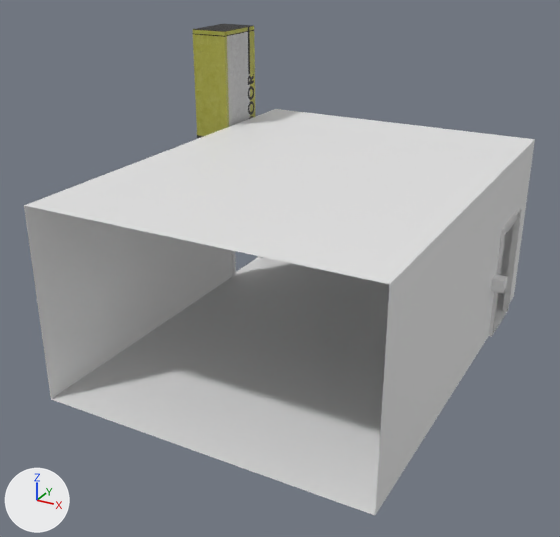
What one commit did to the Blender file modelBlend/SecurityRoomInitial.blend.
The view is the same before and after, from a camera (50 mm lens) standing at (14.8, -36.5, 18.6) and looking at (-1.5, -6.8, 3.7). The axes (+X, +Y, +Z) are drawn at lower left. The lights are the same throughout.

The older version as bpy lines, for what is in view:
```python
me_cube_002 = bpy.data.meshes.new('Cube.002')
me_cube_002.from_pydata(...)  # 2954 vertices, 2946 faces; spans x -0.78..0.78, y -1.02..1.02, z -0.99..1.1
me_cube_007 = bpy.data.meshes.new('Cube.007')
me_cube_007.from_pydata(...)  # a box spanning x -7.03..-5.03, y -1.5..1.5, z 0.0..6.0
me_cube_007.materials.append(mat_material_004)
me_plane = bpy.data.meshes.new('Plane')
me_plane.from_pydata(...)  # 132 vertices, 118 faces; spans x -2.07..1.02, y -1.82..0.39, z 0.0..0.98
ob_cube = bpy.data.objects.new('Cube', me_cube_002)
ob_cube.location = (0.0, -1.13, 1.0)
ob_cube.scale = (4.35, 1.85, 1.0)
ob_cube.hide_render = True
ob_cube_007 = bpy.data.objects.new('Cube.007', me_cube_007)
ob_cube_007.location = (-2.66, 0.0, 7.46)
ob_cube_007.scale = (1.0, 1.0, 1.04)
ob_plane = bpy.data.objects.new('Plane', me_plane)
ob_plane.location = (0.0, 0.0, 0.0)
ob_plane.scale = (7.5, 8.99, 8.99)
```
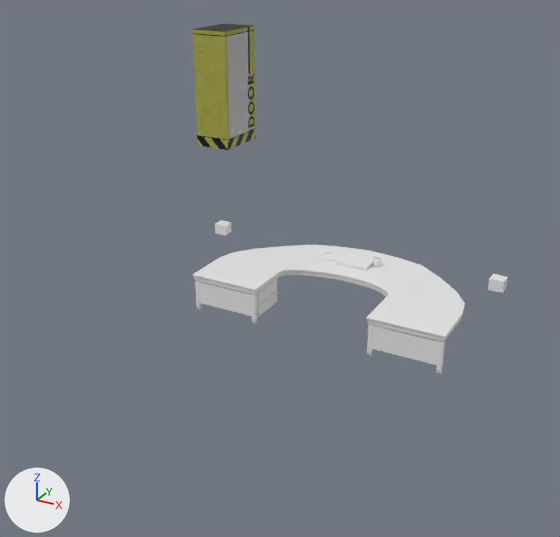
The change in detail:
Object 'Plane' (ob_plane) is now hidden.
Object 'Cube' (ob_cube) is now shown.

Boxes [x1, y1, x2, y2] around the edits, measured in the pictures (560 x 537 px):
'Plane', hidden: before [24, 109, 535, 515]
'Cube', shown: after [193, 245, 465, 375]
